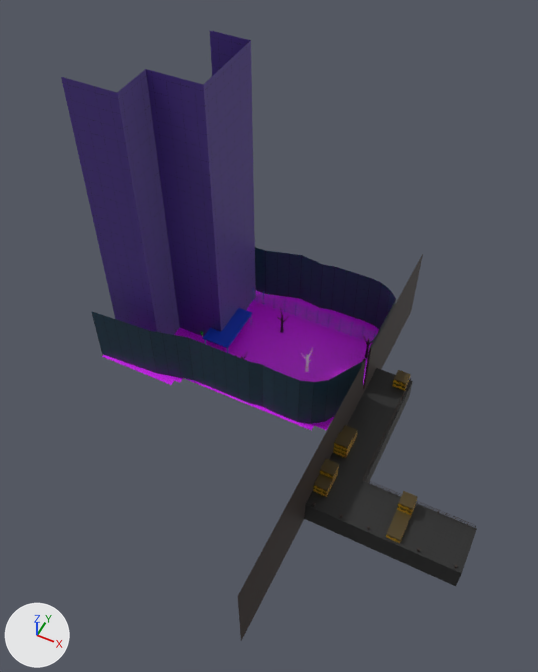
The glTF model level_models/house_entrance.glb as it was, and as the next commit left it.
Before and after are seen from a 50 mm lens placed at (36.7, -66.3, 91.5), pointed at (7.8, -8.4, 19.2). The lights are fixed; the arrows at lower left show +X, +Y and +Z. Objects named as collision shapes, trigger or cutter boxes, shadow casters or lower levels of detail are left out. Where no turn or scale is listed for an object, it has been applied to the vertices.

The first picture shows 'bollards', 'dock_boxes0', 'dock_boxes1', 'dock_boxes2', 'dock_boxes3', 'dock_floor', 'dock_wall', 'dock_wall.017', 'dock_wall_underwater', 'forest_floor', 'forest_wall', 'house_outside', 'rail', 'small_roof', 'tree', 'tree.004', 'tree.006', 'wallholerim'.
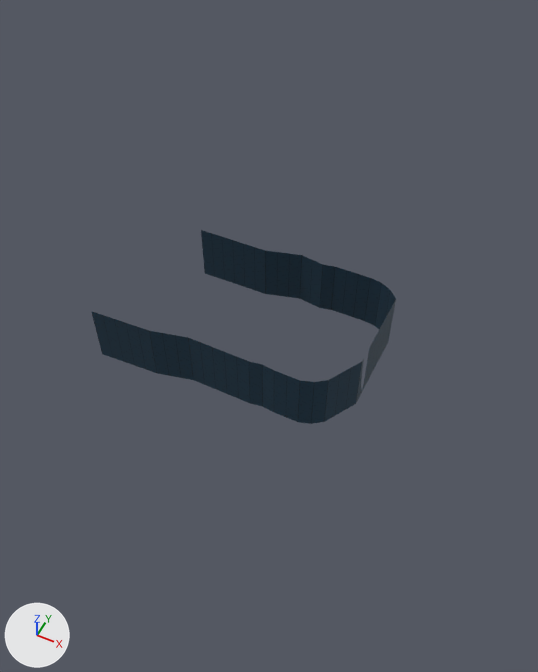
What differs and where, as boxes (x1, y1, x2, y2) in the pictures (538 x 672 px):
'house_outside', deleted (purple): before (61, 31, 256, 337)
'dock_floor', deleted (black): before (305, 368, 477, 573)
'forest_floor', deleted (purple): before (102, 291, 379, 430)
'dock_wall', deleted (black): before (238, 254, 423, 641)
'dock_wall_underwater', deleted (black): before (304, 382, 462, 586)
'small_roof', deleted (blue): before (202, 308, 252, 353)
'dock_boxes0', deleted (brown): before (386, 491, 418, 543)
'dock_boxes1', deleted (brown): before (313, 459, 339, 497)
'dock_wall.017', deleted (black): before (335, 362, 362, 415)
'dock_boxes2', deleted (brown): before (333, 425, 358, 458)
'dock_boxes3', deleted: before (393, 370, 411, 391)
'rail', deleted: before (362, 378, 476, 529)
'wallholerim', deleted: before (363, 348, 371, 390)
'tree', deleted: before (301, 348, 313, 372)
'tree.006', deleted: before (277, 308, 289, 333)
'tree.004', deleted: before (364, 337, 373, 358)
'bollards', deleted: before (313, 502, 458, 568)

What changed in the scene script:
```text
Remove ob_house_outside:
    ob_house_outside = bpy.data.objects.new('house_outside', me_plane_133)
    ob_house_outside.location = (-6.0, 5.0, 17.0)
Remove ob_small_roof:
    ob_small_roof = bpy.data.objects.new('small_roof', me_cube_002)
    ob_small_roof.location = (-5.0, 1.0, 2.8)
Remove ob_tree:
    ob_tree = bpy.data.objects.new('tree', me_cylinder)
    ob_tree.location = (8.8, 3.0, 0.0)
Remove ob_dock_wall_017:
    ob_dock_wall_017 = bpy.data.objects.new('dock_wall.017', me_plane_056)
    ob_dock_wall_017.location = (16.6, -2.1, 1.0)
Remove ob_forest_floor:
    ob_forest_floor = bpy.data.objects.new('forest_floor', me_plane_433)
    ob_forest_floor.location = (-2.4, 0.5, 0.0)
Remove ob_dock_floor:
    ob_dock_floor = bpy.data.objects.new('dock_floor', me_plane_002)
    ob_dock_floor.location = (39.9, -18.0, 0.0)
Remove ob_dock_wall:
    ob_dock_wall = bpy.data.objects.new('dock_wall', me_plane_014)
    ob_dock_wall.location = (18.4, -22.5, 1.0)
Remove ob_dock_wall_underwater:
    ob_dock_wall_underwater = bpy.data.objects.new('dock_wall_underwater', me_plane_026)
    ob_dock_wall_underwater.location = (40.4, -18.0, -1.5)
Remove ob_wallholerim:
    ob_wallholerim = bpy.data.objects.new('wallholerim', me_plane_057)
    ob_wallholerim.location = (18.0, 2.8, 4.3)
Remove ob_rail:
    ob_rail = bpy.data.objects.new('rail', me_cylinder_085)
    ob_rail.location = (27.7, -6.1, 0.8)
Remove ob_dock_boxes0:
    ob_dock_boxes0 = bpy.data.objects.new('dock_boxes0', me_cube_054)
    ob_dock_boxes0.location = (30.4, -12.6, 1.0)
Remove ob_dock_boxes1:
    ob_dock_boxes1 = bpy.data.objects.new('dock_boxes1', me_cube_078)
    ob_dock_boxes1.location = (19.0, -14.6, 1.0)
Remove ob_dock_boxes2:
    ob_dock_boxes2 = bpy.data.objects.new('dock_boxes2', me_cube_100)
    ob_dock_boxes2.location = (19.0, -6.6, 1.9)
Remove ob_dock_boxes3:
    ob_dock_boxes3 = bpy.data.objects.new('dock_boxes3', me_cube_103)
    ob_dock_boxes3.location = (23.4, 6.7, 1.0)
Remove ob_bollards:
    ob_bollards = bpy.data.objects.new('bollards', me_cylinder_015)
    ob_bollards.location = (19.5, -18.0, 0.2)
Remove ob_tree_006:
    ob_tree_006 = bpy.data.objects.new('tree.006', me_cylinder_008)
    ob_tree_006.location = (1.6, 8.8, 0.0)
Remove ob_tree_004:
    ob_tree_004 = bpy.data.objects.new('tree.004', me_cylinder_009)
    ob_tree_004.location = (16.1, 9.9, 0.0)
```
